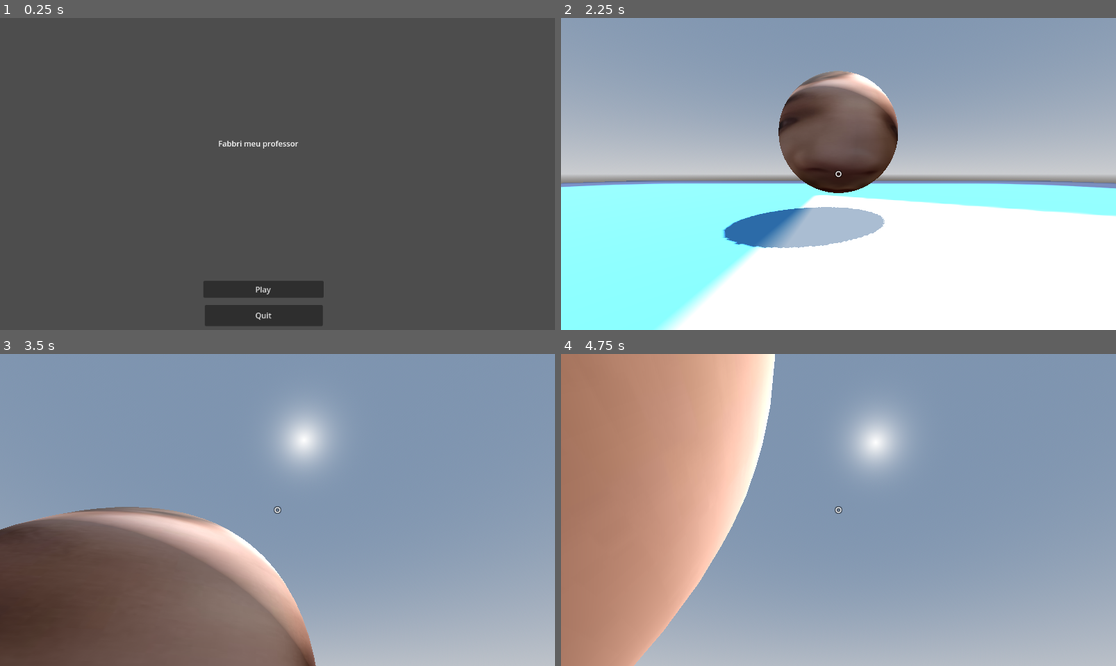
Above: before the commit, frames 1-4 (two rows, left to right).
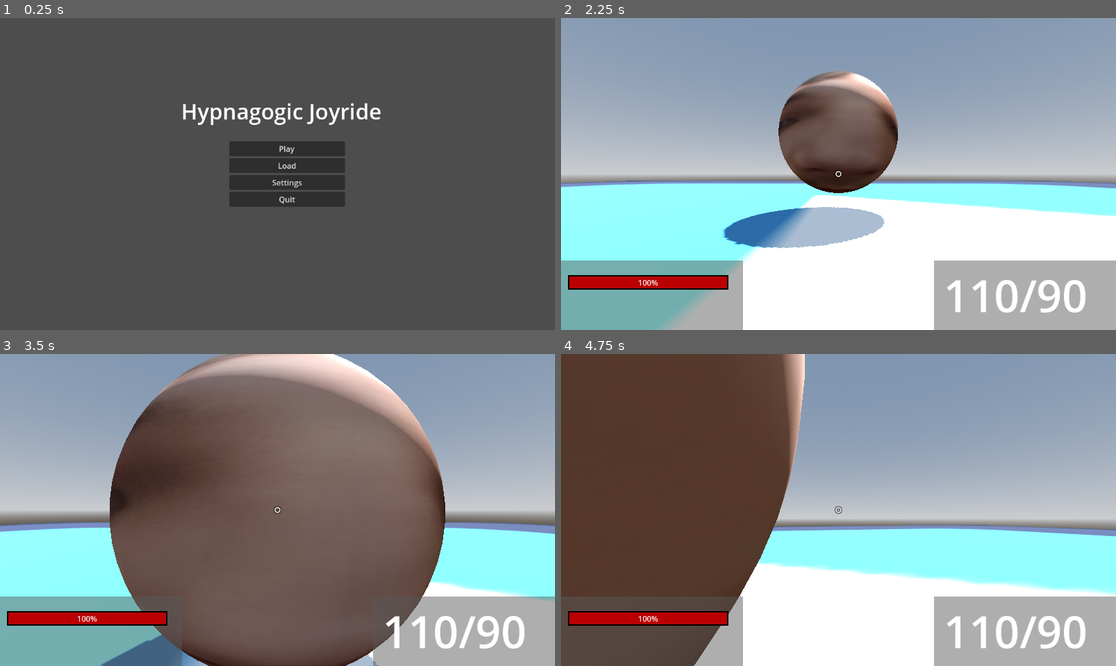
Above: after the commit, the same moments.

Repository: felipepreuss/projeto-ezequiel
Game: Godot game, scene res://Scenes/menu.tscn
The game is run twice, just before and just after one commit, with the same random seed, the same clock (stepped at 60 frames per second) and the same inputs. The engine's default icon, where the game draws it, is replaced by a stand-in: a white triangle on a blue panel in a dark square.
Inputs (mouse positions are in pixels of both pictures, inside the frame that each line leads up to):
- Up to frame 1 (0.25 s): no input
- Up to frame 2 (2.25 s): click (849, 164) at 0.5 s, where only the run after the commit has a clickable "Load"; click (849, 183) at 1.25 s, where only the run after the commit has a clickable "Settings"; click "Play" at 2 s
- Up to frame 3 (3.5 s): move the mouse to (305, 510) at 2.77 s; hold W (Forward) from 2.78 s (still down); tap Space (Jump) at 3.02 s
- Up to frame 4 (4.75 s): keep holding W (Forward); move the mouse to (810, 510) at 3.52 s; tap Space (Jump) at 3.77 s; move the mouse to (849, 503) at 4.27 s

The runs differ from the first frame. In frame 1, 7.2% of the frame differs, in the area x 32-69%, y 27-99%; in frame 2, 14%; in frame 3, 75%, in the area x 0-100%, y 0-100%; in frame 4, 75%.

Commit message:
[VT] Design Inicial dos HUD e Camera
[VT] => Design Inicial do HUD
[Preuss] => Camera

Co-Authored-By: preuss <87501978+felipepreuss@users.noreply.github.com>

Diff:
--- /dev/null
+++ b/Scenes/hud.tscn
@@ -0,0 +1,86 @@
+[gd_scene load_steps=3 format=3 uid="uid://bu7k4yvnmy3tg"]
+
+[sub_resource type="StyleBoxFlat" id="StyleBoxFlat_3gfia"]
+bg_color = Color(0, 0, 0, 0.466667)
+border_width_left = 3
+border_width_top = 3
+border_width_right = 3
+border_width_bottom = 3
+border_color = Color(0, 0, 0, 1)
+
+[sub_resource type="StyleBoxFlat" id="StyleBoxFlat_e0onf"]
+bg_color = Color(0.729412, 0, 0.0117647, 1)
+border_width_left = 3
+border_width_top = 3
+border_width_right = 3
+border_width_bottom = 3
+border_color = Color(0.8, 0.8, 0.8, 0)
+
+[node name="HUD" type="Control"]
+layout_mode = 3
+anchors_preset = 15
+anchor_right = 1.0
+anchor_bottom = 1.0
+grow_horizontal = 2
+grow_vertical = 2
+
+[node name="Color" type="ColorRect" parent="."]
+layout_mode = 1
+anchors_preset = 15
+anchor_right = 1.0
+anchor_bottom = 1.0
+offset_top = 503.0
+offset_right = -774.0
+grow_horizontal = 2
+grow_vertical = 2
+pivot_offset = Vector2(291, -138)
+color = Color(0.345098, 0.345098, 0.345098, 0.482353)
+
+[node name="Vbox" type="VBoxContainer" parent="Color"]
+layout_mode = 1
+anchors_preset = 2
+anchor_top = 1.0
+anchor_bottom = 1.0
+offset_left = 14.0
+offset_top = -114.0
+offset_right = 347.0
+offset_bottom = -19.0
+grow_vertical = 0
+
+[node name="Vida" type="ProgressBar" parent="Color/Vbox"]
+custom_minimum_size = Vector2(0, 30)
+layout_mode = 2
+theme_override_styles/background = SubResource("StyleBoxFlat_3gfia")
+theme_override_styles/fill = SubResource("StyleBoxFlat_e0onf")
+max_value = 200.0
+value = 50.0
+
+[node name="Bala" type="ColorRect" parent="."]
+layout_mode = 1
+anchors_preset = 15
+anchor_right = 1.0
+anchor_bottom = 1.0
+offset_left = 774.0
+offset_top = 503.0
+grow_horizontal = 2
+grow_vertical = 2
+pivot_offset = Vector2(291, -138)
+color = Color(0.345098, 0.345098, 0.345098, 0.482353)
+
+[node name="VBox" type="VBoxContainer" parent="Bala"]
+layout_mode = 1
+anchors_preset = 15
+anchor_right = 1.0
+anchor_bottom = 1.0
+offset_left = 20.0
+offset_top = 11.0
+offset_right = -15.0
+offset_bottom = -13.0
+grow_horizontal = 2
+grow_vertical = 2
+
+[node name="Label" type="Label" parent="Bala/VBox"]
+custom_minimum_size = Vector2(0, 120)
+layout_mode = 2
+theme_override_font_sizes/font_size = 92
+text = "110/90"
--- a/Scenes/menu.tscn
+++ b/Scenes/menu.tscn
@@ -2,7 +2,7 @@
 
 [ext_resource type="Script" uid="uid://ded5ekthrgw6g" path="res://Script/m_menu.gd" id="1_1rerr"]
 
-[node name="MMenu" type="Control"]
+[node name="Menu" type="Control"]
 layout_mode = 3
 anchors_preset = 15
 anchor_right = 1.0
@@ -12,28 +12,52 @@
 script = ExtResource("1_1rerr")
 
 [node name="Label" type="Label" parent="."]
-layout_mode = 0
-offset_left = 453.0
-offset_top = 249.0
-offset_right = 620.0
-offset_bottom = 272.0
-text = "Fabbri meu professor"
+layout_mode = 1
+anchors_preset = 8
+anchor_left = 0.5
+anchor_top = 0.5
+anchor_right = 0.5
+anchor_bottom = 0.5
+offset_left = -200.0
+offset_top = -162.0
+offset_right = 216.0
+offset_bottom = -99.0
+grow_horizontal = 2
+grow_vertical = 2
+theme_override_font_sizes/font_size = 45
+text = "Hypnagogic Joyride"
 
-[node name="Play" type="Button" parent="."]
-layout_mode = 0
-offset_left = 422.0
-offset_top = 546.0
-offset_right = 672.0
-offset_bottom = 581.0
+[node name="VBox" type="VBoxContainer" parent="."]
+layout_mode = 1
+anchors_preset = 8
+anchor_left = 0.5
+anchor_top = 0.5
+anchor_right = 0.5
+anchor_bottom = 0.5
+offset_left = -100.5
+offset_top = -50.5
+offset_right = 139.5
+offset_bottom = 50.5
+grow_horizontal = 2
+grow_vertical = 2
+alignment = 1
+
+[node name="Play" type="Button" parent="VBox"]
+layout_mode = 2
 text = "Play"
 
-[node name="Quit" type="Button" parent="."]
-layout_mode = 0
-offset_left = 425.0
-offset_top = 596.0
-offset_right = 670.0
-offset_bottom = 640.0
+[node name="Load" type="Button" parent="VBox"]
+layout_mode = 2
+text = "Load"
+
+[node name="Settings" type="Button" parent="VBox"]
+layout_mode = 2
+text = "Settings
+"
+
+[node name="Quit" type="Button" parent="VBox"]
+layout_mode = 2
 text = "Quit"
 
-[connection signal="pressed" from="Play" to="." method="_on_play_pressed"]
-[connection signal="pressed" from="Quit" to="." method="_on_quit_pressed"]
+[connection signal="pressed" from="VBox/Play" to="." method="_on_play_pressed"]
+[connection signal="pressed" from="VBox/Quit" to="." method="_on_quit_pressed"]
--- a/Scenes/world.tscn
+++ b/Scenes/world.tscn
@@ -1,9 +1,10 @@
-[gd_scene load_steps=16 format=3 uid="uid://cduvfklrw83wy"]
+[gd_scene load_steps=17 format=3 uid="uid://cduvfklrw83wy"]
 
 [ext_resource type="Texture2D" uid="uid://b71q13e3px7cm" path="res://Assets/icon.svg" id="1_fj7yv"]
 [ext_resource type="Script" uid="uid://bd8r5no457csf" path="res://Script/p_.gd" id="2_tlwt5"]
 [ext_resource type="Script" uid="uid://deixvof4m17fu" path="res://Script/en.gd" id="3_aqk2v"]
 [ext_resource type="Texture2D" uid="uid://b7rdw7j6xjkqx" path="res://Assets/17c6c453-70ab-4a87-80bf-eccc91be84a3.jpg" id="3_tlwt5"]
+[ext_resource type="PackedScene" uid="uid://bu7k4yvnmy3tg" path="res://Scenes/hud.tscn" id="4_o06y3"]
 [ext_resource type="PackedScene" uid="uid://tiheupku7jqi" path="res://Scenes/pause.tscn" id="5_036b0"]
 [ext_resource type="Texture2D" uid="uid://b6gkvrxhc5brr" path="res://Assets/crosshair179.png" id="6_gbfbk"]
 
@@ -66,6 +67,8 @@
 
 [node name="Camera3D" type="Camera3D" parent="P_/headd"]
 
+[node name="HUD" parent="P_/headd" instance=ExtResource("4_o06y3")]
+
 [node name="UI" type="Control" parent="P_"]
 layout_mode = 3
 anchors_preset = 0
@@ -92,3 +95,5 @@
 
 [node name="Pause" parent="." instance=ExtResource("5_036b0")]
 process_mode = 3
+
+[editable path="P_/headd/HUD"]
--- a/Script/m_menu.gd
+++ b/Script/m_menu.gd
@@ -1,19 +1,15 @@
 extends Control
-
 
 # Called when the node enters the scene tree for the first time.
 func _ready() -> void:
 	pass # Replace with function body.
 
-
 # Called every frame. 'delta' is the elapsed time since the previous frame.
 func _process(delta: float) -> void:
 	pass
 
-
 func _on_play_pressed() -> void:
 	get_tree().change_scene_to_file("res://Scenes/world.tscn") # Replace with function body.
 
-
 func _on_quit_pressed() -> void:
 	get_tree().quit() # Replace with function body.
--- a/Script/p_.gd
+++ b/Script/p_.gd
@@ -2,18 +2,20 @@
 @onready var crosshair = $UI/Crosshair
 @onready var Head = $headd
 @onready var Camera = $headd/Camera3D
+@onready var vida = $headd/HUD/Color/Vbox/Vida
 const SPEED = 5.0
 const JUMP_VELOCITY = 4.5
 
 const SENSITIVITY = 0.003
 
-
+var life_value = 200
 # Called when the node enters the scene tree for the first time.
-
+var strafe_rotation = 1
 
 
 
 func _ready():
+	vida.value = life_value
 	Input.set_mouse_mode(Input.MOUSE_MODE_CAPTURED)
 	crosshair.position.x = get_viewport().size.x /2 - 36 # Replace with function body.
 	crosshair.position.y = get_viewport().size.y /2 - 36
@@ -21,9 +23,24 @@
 	if event is InputEventMouseMotion:
 		Head.rotate_y(-event.relative.x * SENSITIVITY)
 		Camera.rotate_x(-event.relative.y * SENSITIVITY)
-		Camera.rotation.x = clamp(Camera.rotation.x, deg_to_rad(-40), deg_to_rad(60))
+		Camera.rotation.x = clamp(Camera.rotation.x, -deg_to_rad(70), deg_to_rad(70))
 func _physics_process(delta: float) -> void:
 	# Add the gravity.
+	if Input.is_action_pressed("Left"):
+		Camera.rotate_z(deg_to_rad(strafe_rotation))
+		if not Input.is_action_pressed("Left"):
+			if Camera.rotation.z > 0:
+				Camera.rotate_z(deg_to_rad(strafe_rotation * 0.5))
+	elif Input.is_action_pressed("Right"):
+		Camera.rotate_z(-deg_to_rad(strafe_rotation))
+		if not Input.is_action_pressed("Right"):
+			if Camera.rotation.z < 0:
+				Camera.rotate_z(deg_to_rad(-strafe_rotation*0.5))
+
+
+
+
+	Camera.rotation.z = clamp(Camera.rotation.z , -0.05, 0.05)
 	if not is_on_floor():
 		velocity += get_gravity() * delta
 
@@ -33,6 +50,7 @@
 
 	# Get the input direction and handle the movement/deceleration.
 	# As good practice, you should replace UI actions with custom gameplay actions.
+
 	var input_dir = Input.get_vector("Left", "Right", "Forward", "Backwards")
 	var direction = (Head.transform.basis * Vector3(input_dir.x, 0, input_dir.y)).normalized()
 	if direction:
@@ -41,5 +59,4 @@
 	else:
 		velocity.x = move_toward(velocity.x, 0, SPEED)
 		velocity.z = move_toward(velocity.z, 0, SPEED)
-
 	move_and_slide()
--- a/Script/pause.gd
+++ b/Script/pause.gd
@@ -20,7 +20,6 @@
 	visible = false
 	 # Replace with function body.
 
-
 func _on_options_pressed():
 	pass # Replace with function body.
 
--- a/project.godot
+++ b/project.godot
@@ -47,6 +47,11 @@
 "events": [Object(InputEventKey,"resource_local_to_scene":false,"resource_name":"","device":-1,"window_id":0,"alt_press …(195 unchanged characters)…
 ]
 }
+Run={
+"deadzone": 0.2,
+"events": [Object(InputEventKey,"resource_local_to_scene":false,"resource_name":"","device":-1,"window_id":0,"alt_pressed":false,"shift_pressed":false,"ctrl_pressed":false,"meta_pressed":false,"pressed":false,"keycode":0,"physical_keycode":4194325,"key_label":0,"unicode":0,"location":0,"echo":false,"script":null)
+]
+}
 
 [rendering]
 
